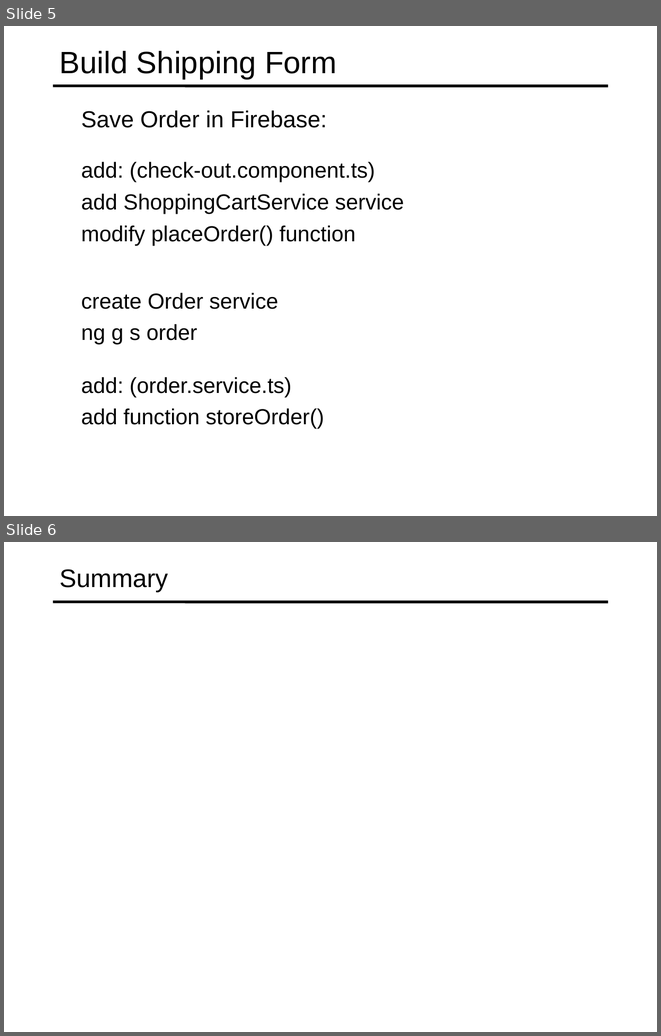
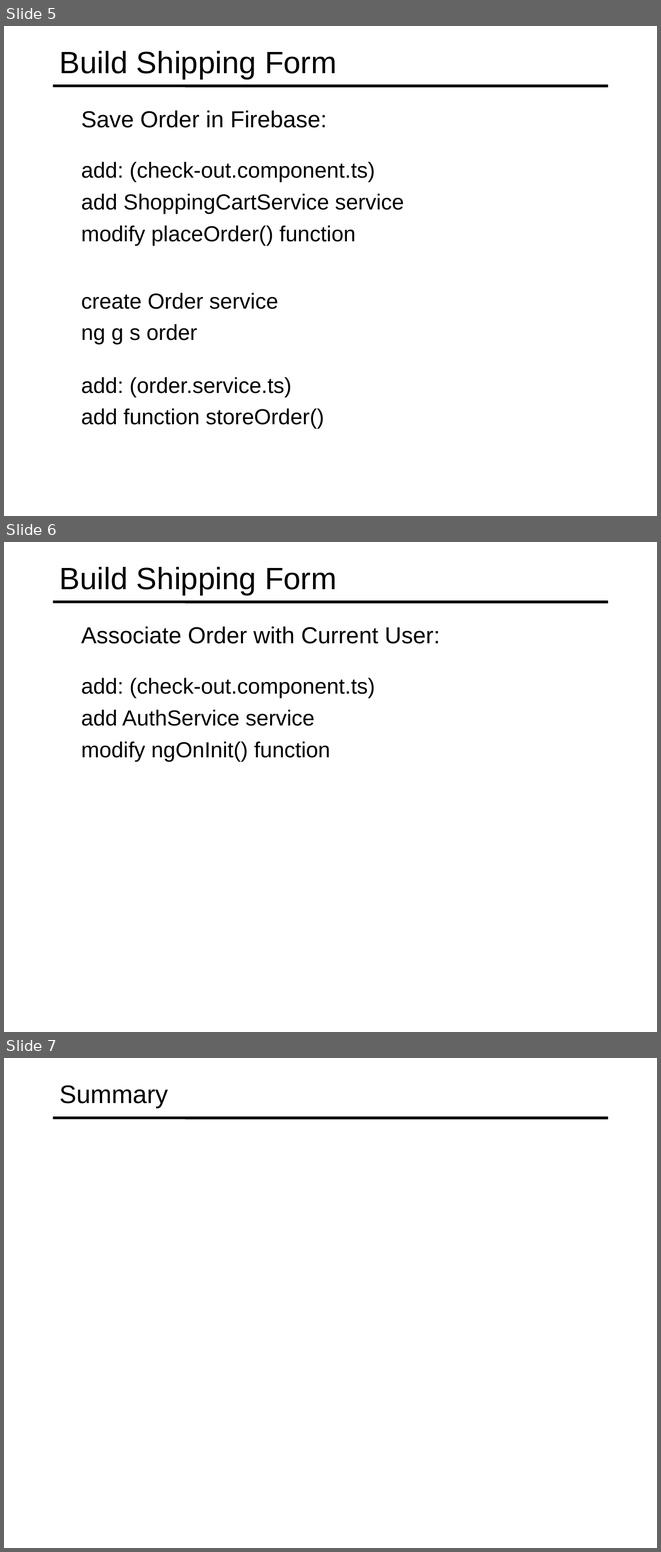
Before and after one commit to specter01wj/Jago_Link_Training, a slide deck: Angular/Angular7/Angular Advanced Course/Project/22.Project_Check Out Module/L6_Project_Check Out Module.ppt. Shown one above the other, each under a label of ours: slides 5 and 6 before the commit, slides 5, 6 and 7 after it. The pictures are 661x1036 and 661x1552 pixels, drawn with LibreOffice and Linux fonts; fonts in the diff are those of the drawing. Boxes give left, top, right and bottom in pixels: in the first picture for what was removed or moved away, otherwise in the second. Text is boxed around its words. In the diff, an @@ line names an element or a change of style, - is before the commit and + after.

Commit message:
11/04/2019 v1

```diff
--- a/Angular/Angular7/Angular Advanced Course/Project/22.Project_Check Out Module/L6_Project_Check Out Module.ppt
+++ b/Angular/Angular7/Angular Advanced Course/Project/22.Project_Check Out Module/L6_Project_Check Out Module.ppt
@@ slide 6 added at (4,542,657,1032), background #FFFFFF; not listed: 1 template element that a slide beside it also shows @@
@@ title added at (60,567,337,595), 34 pt, text #000000 @@
+Build Shipping Form
@@ text added at (81,626,440,644), 25.5 pt, text #000000 @@
+  Associate Order with Current User:
@@ text added at (81,678,375,761), 24 pt, text #000000 @@
+  add: (check-out.component.ts)
+  add AuthService service
+  modify ngOnInit() function
@@ what was slide 6 is now slide 7 @@
```
